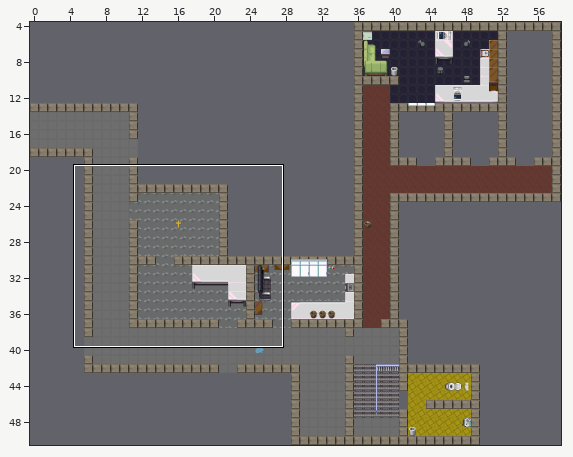
Tiled map (JSON), stored at zl-map/maps/zl-og.json. The first picture is a wide view before the edit; the outline marks the close-up.
Close-up. Before:
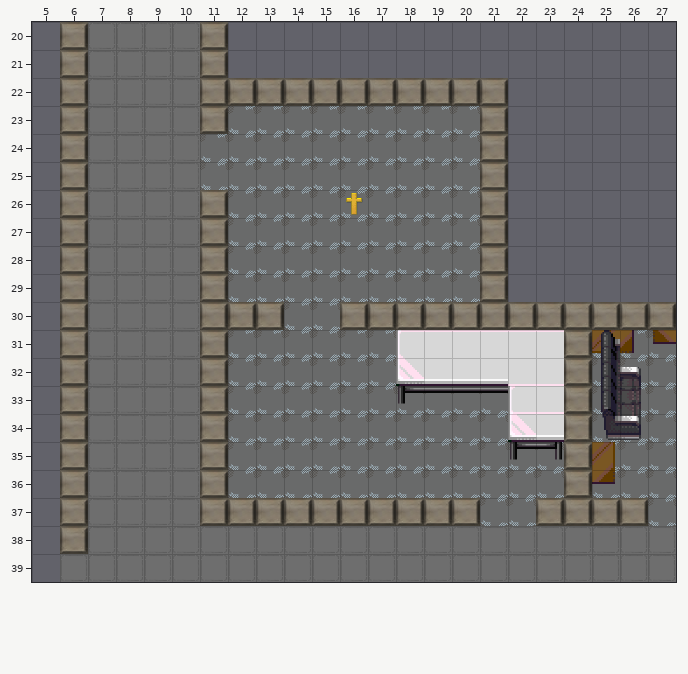
Cells are 32x32 px. Shown: x 5..27, y 20..39.
And afterwards:
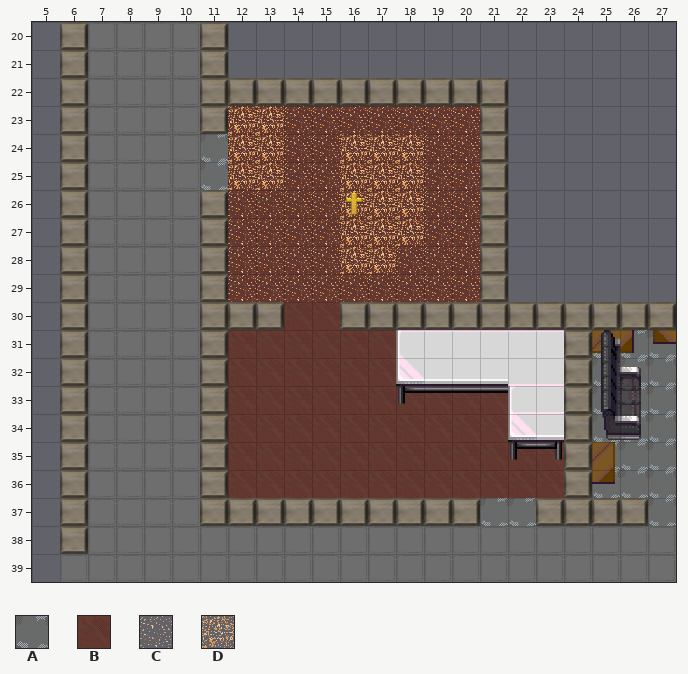
Key: from "z-Labor-floor3434": A 8, B 9, C 10, D 11.
_ is an empty cell, . an unchanged one.
Tiles of an added or newly shown layer are drawn over the layers below it.
Edits made:
--- layer "floor"
@@ x 12..23 @@
-23 AAAAAAAAA...
-24 AAAAAAAAA...
-25 AAAAAAAAA...
-26 AAAAAAAAA...
-27 AAAAAAAAA...
-28 AAAAAAAAA...
-29 AAAAAAAAA...
-30 ..AA........
-31 AAAAAA......
-32 AAAAAA......
-33 AAAAAAAAAA..
-34 AAAAAAAAAA..
-35 AAAAAAAAAAAA
-36 AAAAAAAAAAAA
+23 BBBBBBBBB...
+24 BBBBBBBBB...
+25 BBBBBBBBB...
+26 BBBBBBBBB...
+27 BBBBBBBBB...
+28 BBBBBBBBB...
+29 BBBBBBBBB...
+30 ..BB........
+31 BBBBBB......
+32 BBBBBB......
+33 BBBBBBBBBB..
+34 BBBBBBBBBB..
+35 BBBBBBBBBBBB
+36 BBBBBBBBBBBB
--- layer "on_floor" (added)
@@ x 12..20 @@
-23 _________
-24 _________
-25 _________
-26 _________
-27 _________
-28 _________
-29 _________
+23 DDCCCCCCC
+24 DDCCDDDCC
+25 DDCCDDDCC
+26 CCCCDDDCC
+27 CCCCDDDCC
+28 CCCCDDCCC
+29 CCCCCCCCC
Boxes around the changes in both close-ups, in picture pixels (x1, y1, x2, y2):
changed: (228, 106, 564, 498)
